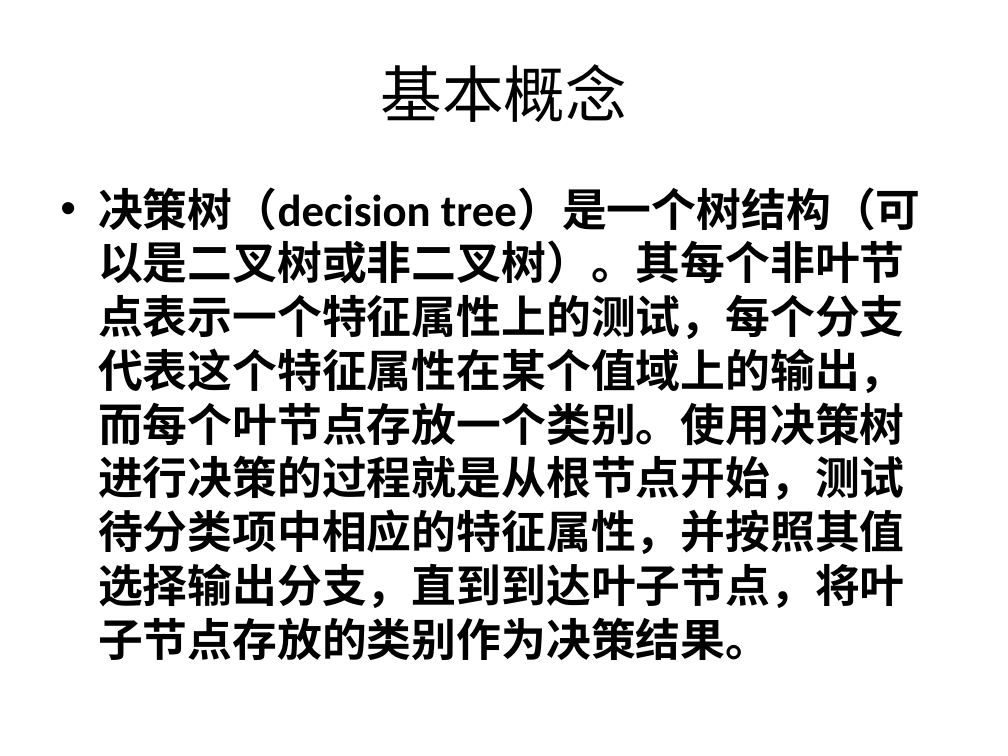
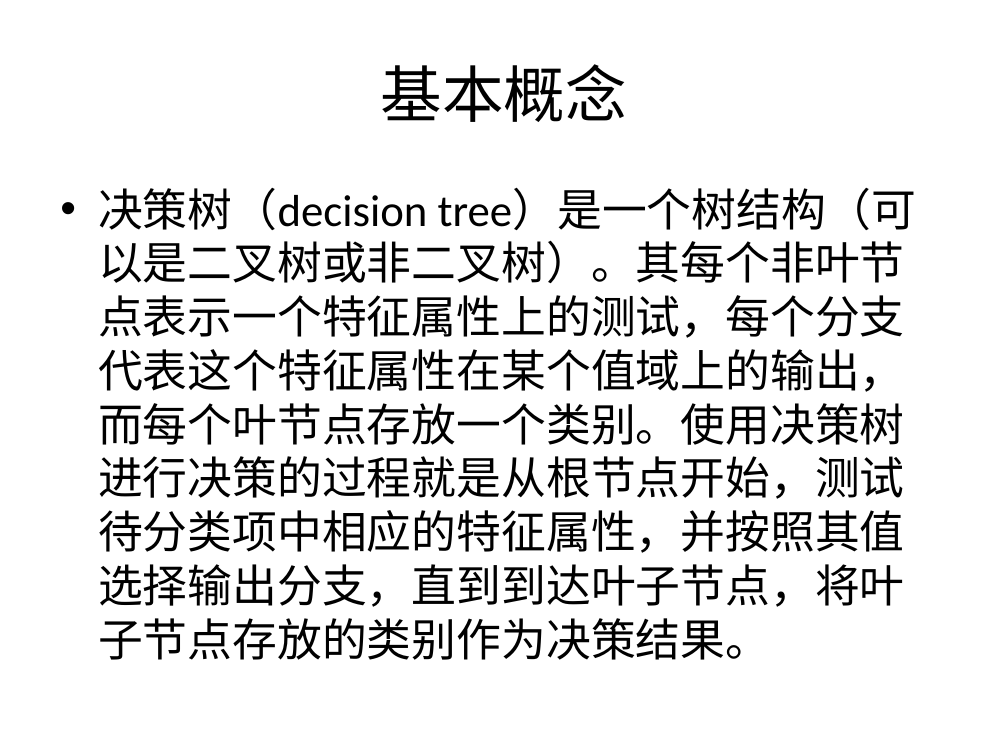
Before and after one commit to fighting-one-piece/shell-scripts, a slide deck: slide 2 of data_mining/src/main/resources/doc/decisiontree.ppt. Drawn at 1008x756 pixels with LibreOffice and Linux fonts; fonts in the diff are those of the drawing. Boxes give left, top, right and bottom in pixels: in the first picture for what was removed or moved away, otherwise in the second. Text is boxed around its words. In the diff, an @@ line names an element or a change of style, - is before the commit and + after.

```diff
--- a/data_mining/src/main/resources/doc/decisiontree.ppt
+++ b/data_mining/src/main/resources/doc/decisiontree.ppt
@@ text "决策树（decision tree）是一个树结构（可以是二叉树或非二叉树）。其每个非叶节点表示一个特征属性上的测试，每个 ..." at (x1=98, y1=188, x2=916, y2=660): bold off @@
```
Also in this commit, not shown: 2 other slides changed, 1 slide added, 9 other files.
